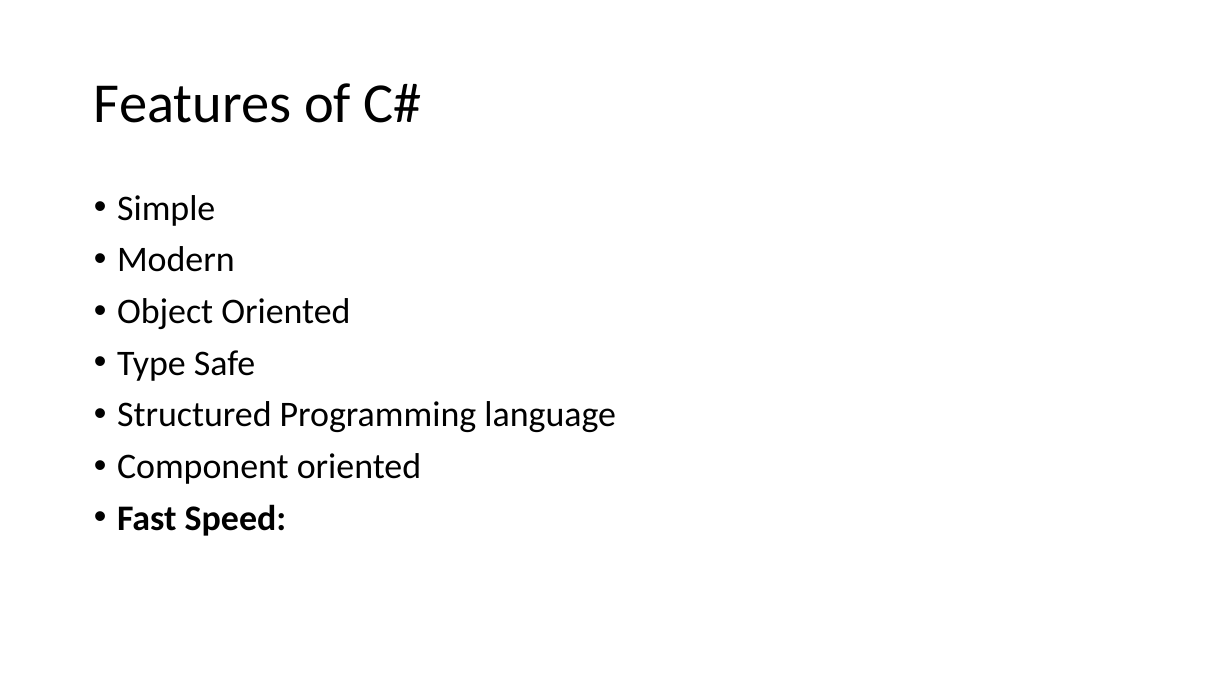
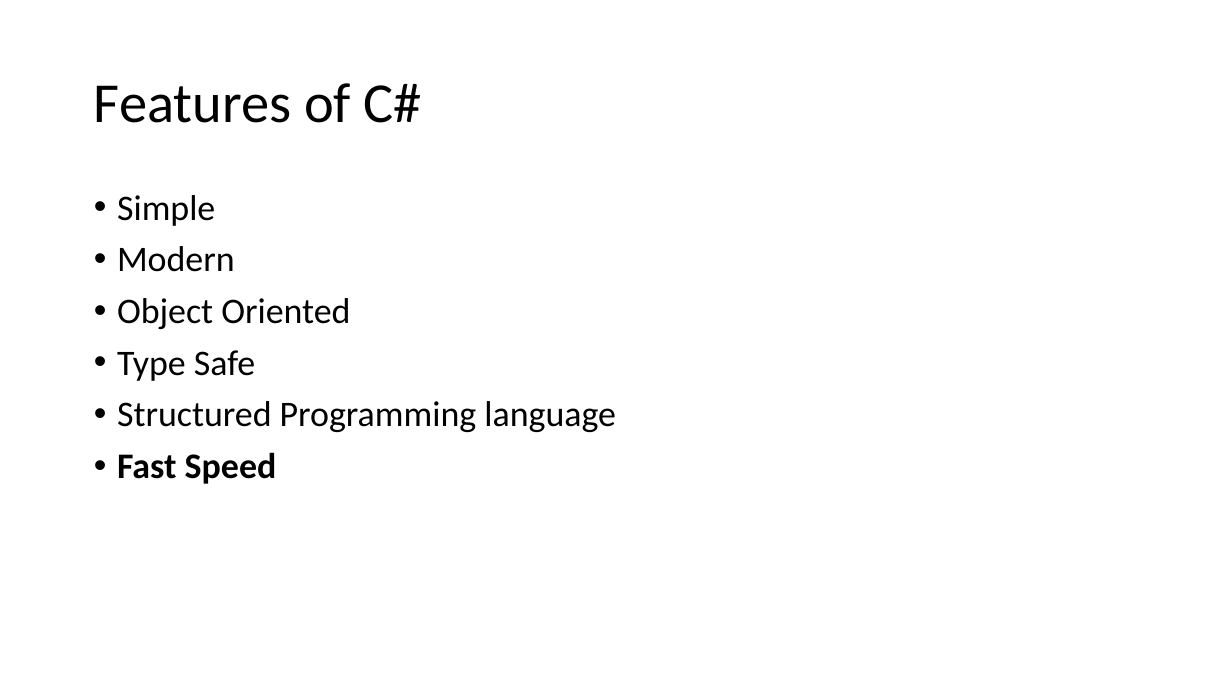
Before and after one commit to MadhuSudhan-Gangumolu/ppt, a slide deck: slide 4 of c#.pptx. Drawn at 1232x693 pixels with LibreOffice and Linux fonts; fonts in the diff are those of the drawing. Boxes give left, top, right and bottom in pixels: in the first picture for what was removed or moved away, otherwise in the second. Text is boxed around its words. In the diff, an @@ line names an element or a change of style, - is before the commit and + after.

```diff
--- a/c#.pptx
+++ b/c#.pptx
@@ text at (117, 452, 277, 484): text changed; bold on @@
-• Component oriented
-• Fast Speed:
+• Fast Speed
```
Also in this commit, not shown: 2 other slides changed, 5 slides added, 1 slide removed.
